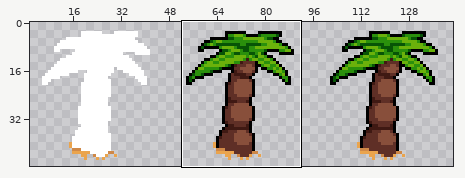
File history of a sprite sheet, sprites/areas/Coast/Props/sprPalmHurt.png. The first picture is a wide view before the edit; the outline marks the close-up.
Close-up. First the earlier version:
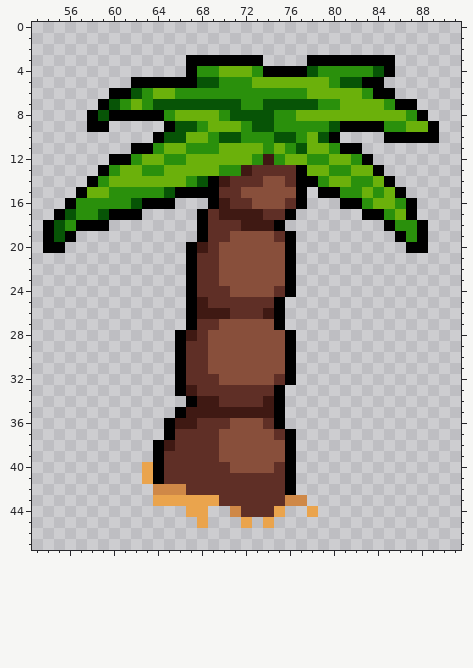
The file is 144x48 pixels. Shown: x 53..91, y 0..47. The wide view leaves out empty margins. The commit also changed other parts of the picture, which this record leaves out.
Now the later version:
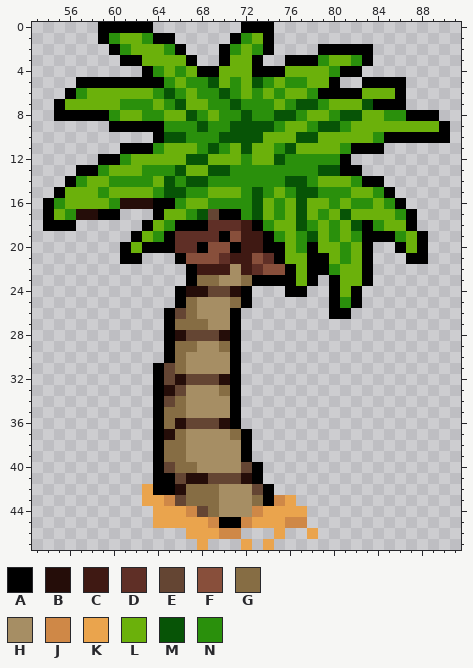
Palette (. is transparent): A #000000  B #250d09  C #3f1913  D #5f2f26  E #644533  F #884f3b  G #866d44  H #a68e64  J #cf8847  K #eaa44d  L #6bb10b  M #075406  N #2a900c
Changes in this commit:
Changed rows in their new state; - is an unchanged pixel.
first column x 54:
 0 -----AAAAA--------AAA----------------
 1 -----ANLLNAA-----ANLA----------------
 2 ------ANLLLNA---ANLNA----AAAAA-------
 3 -------AALLLL-..-LL---AA-NLLN-..-----
 4 ---------ANLNLAA---A--LLLL-AA...-----
 5 ---AAAAA---NLNN-L-LMN-NN--A..--AA----
 6 --ANLLLLLLNM-L--M-L-L-LLNAAAALLLA----
 7 -ALLLLL-N-LN-LLNN---NLN---L--MAA-.---
 8 -AAA-ANLLNNL-MN--N-NNMMN--NMM--NNA-A-
 9 ----..AAAAANNNMNNMM---LL-M-NLLLLL--LA
10 -------------NN---MMLLLMMLLLLLN-----A
11 -------A-----L-MN-M-LNML--LN-AA------
12 -----A-NL--LLMM---NLLMNN--NA..-------
13 ---AANL----NM--MM-NNNNNNNMMAA..------
14 --ANLLNNNN-MNM-NNNNNNNMMNL---AA.-----
15 -ALL-NLLLL--MNNLLLNMNLNMMNN-L--A.----
16 ANLLLL-BBB--NLLNNNNMLNLMLLNLN--NA.---
17 ALNBBA-..-ALLNMEAANMLNLMLNLMLLLLN----
18 -AA...---ALNAA-----ANLLMNLNLMANLLA.--
19 ...-----ALNADDD-A-CCANLNMLNLNAAANL---
20 ..-----ALAAADDAF-ACCAALNALLNLA--AL---
21 -------AA---AFFFDCC-DALLAALNLA---AA--
22 --------------CCCHCD---LAANLLA-------
23 --------------GGHHGAAA-LA-ALLA-------
24 ------------ABBEEBA...-A--ALA--------
25 ------------AGHHHGA...----ANA--------
26 -----------AEGHHHA....----AA---------
27 -----------AGGGHHA....---------------
28 -----------ABEEEBA.....--------------
29 -----------AGGHHGA.....--------------
30 -----------AGHHHHA.....--------------
31 ----------AEGHHHHA.....--------------
32 ----------AEBEEEBA.....--------------
33 ----------ABEHHHGA....---------------
34 ----------AEGHHHHA....---------------
35 ----------AGGHHHHA....---------------
36 ----------AGBEEEBA....---------------
37 ----------ABGHHHHGA....--------------
38 -----------GGHHHHHA....--------------
39 -----------GGHHHHHA....--------------
40 ---------.-EGGHHHHEA...--------------
41 ---------.-AEBBEEEBA...--------------
42 ---------KAABGGGHHHEA..--------------
43 ---------K-JEGGGHHHGAJK.-------------
44 ----------KKKJEGHHHJK-KK.------------
45 ----------KKKK-JAAJK-KJJ-------------
46 -------------KKKJJ---K--K------------
47 --------------K---K-K----------------
Changed places in both close-ups, as pixel boxes (x1, y1, x2, y2):
changed: (43, 22, 450, 550)
